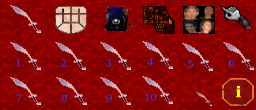
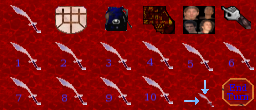
Before/after of a (256, 110) layered artwork. What changed in the layer stack:
renamed "Info" to "EndTurn", painted on it over left=227, top=82, right=249, bottom=101
renamed "aSSIGN" to "Assign", painted on it over left=182, top=79, right=214, bottom=107
